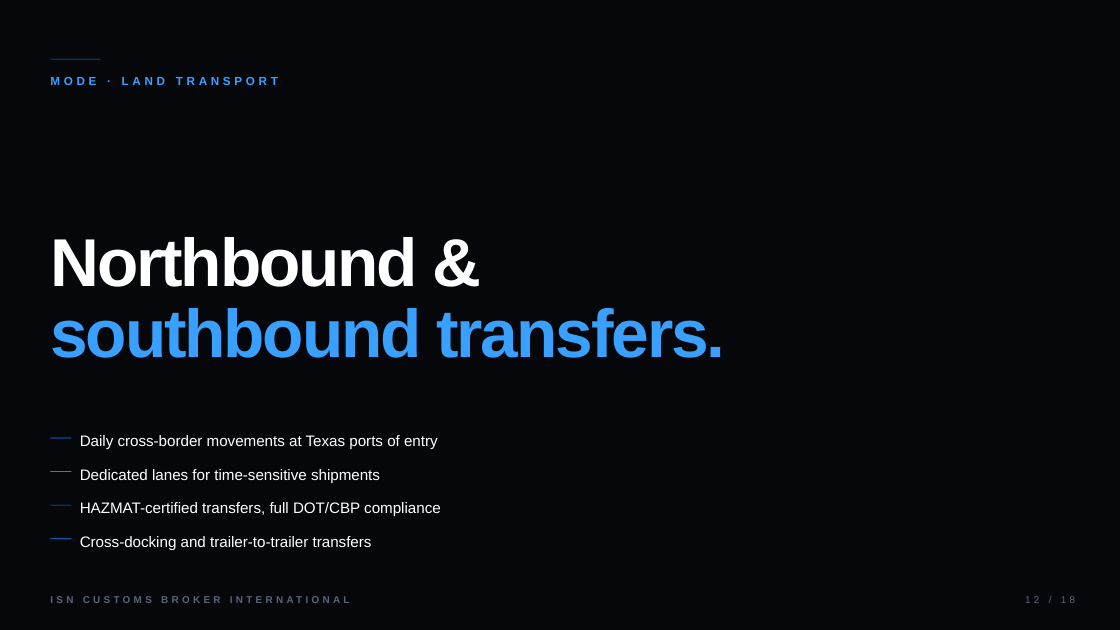
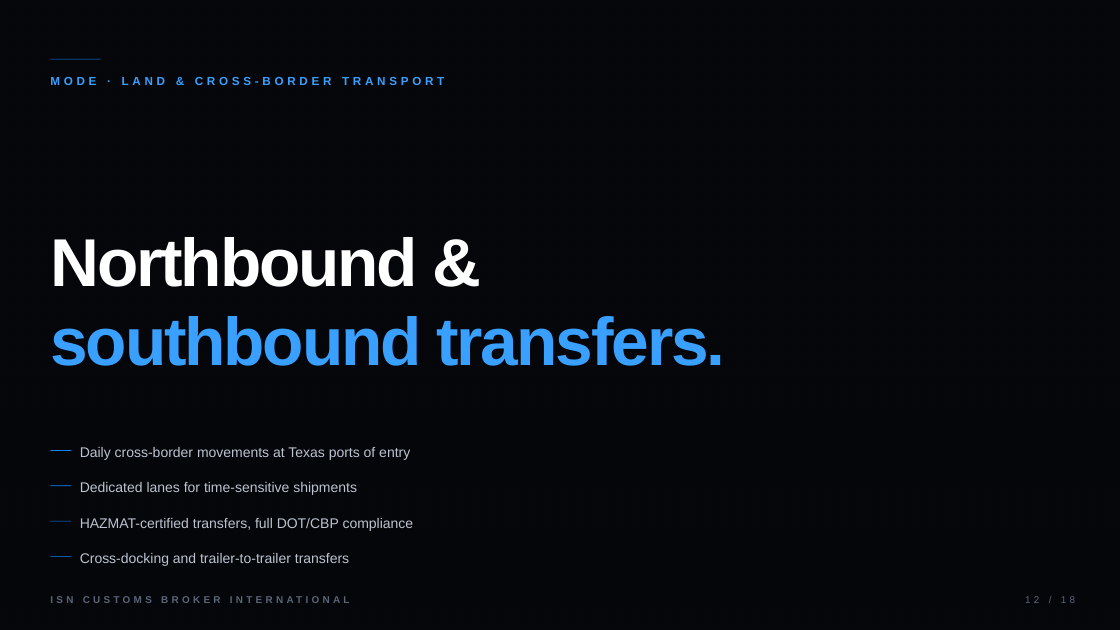
Before and after one commit to santiagorg1/Terra-Pods-Website, a slide deck: slide 12 of public/presentations/ISN-Customs-Brokerage-Deck.pptx. Drawn at 1120x630 pixels with LibreOffice and Linux fonts; fonts in the diff are those of the drawing; background and template pictures are left out; a plain dark background stands for a picture behind light text. Boxes give left, top, right and bottom in pixels: in the first picture for what was removed or moved away, otherwise in the second. Text is boxed around its words. In the diff, an @@ line names an element or a change of style, - is before the commit and + after.

```diff
--- a/public/presentations/ISN-Customs-Brokerage-Deck.pptx
+++ b/public/presentations/ISN-Customs-Brokerage-Deck.pptx
@@ rectangle at [0,0,1120,630]: fill #05070B at 60% opacity to gradient #05070B @@
@@ text at [50,77,444,85]: text changed @@
-MODE · LAND TRANSPORT
+MODE · LAND & CROSS-BORDER TRANSPORT
@@ text "southbound transfers.": place and size @@
-text "southbound transfers." at [50,308,725,358]
+text "southbound transfers." at [50,316,725,366]
@@ rectangle added at [0,378,1120,630], fill gradient #05070B @@
@@ text "Daily cross-border movements at Texas ...": place and size @@
-text "Daily cross-border movements at Texas ..." at [80,435,438,449]
+text "Daily cross-border movements at Texas ..." at [80,447,410,460]
@@ rectangle: place and size @@
-rectangle at [50,438,71,439]
+rectangle at [50,450,71,451]
@@ text "Dedicated lanes for time-sensitive shipments": place and size @@
-text "Dedicated lanes for time-sensitive shipments" at [80,469,380,483]
+text "Dedicated lanes for time-sensitive shipments" at [80,482,357,495]
@@ 3 rectangles, 1 text: place and size @@
-3 rectangles, 1 text at [50,471,441,539]
+3 rectangles, 1 text at [50,486,414,557]
@@ size 13 to 12 pt, text colour #FFFFFF to #BCC3CF in 4 elements at [80,447,410,460], [80,482,357,495], [80,518,414,531], [80,553,349,566] @@
@@ text "Cross-docking and trailer-to-trailer transfers": place and size @@
-text "Cross-docking and trailer-to-trailer transfers" at [80,536,372,550]
+text "Cross-docking and trailer-to-trailer transfers" at [80,553,349,566]
```
Also in this commit, not shown: 5 other slides changed.
